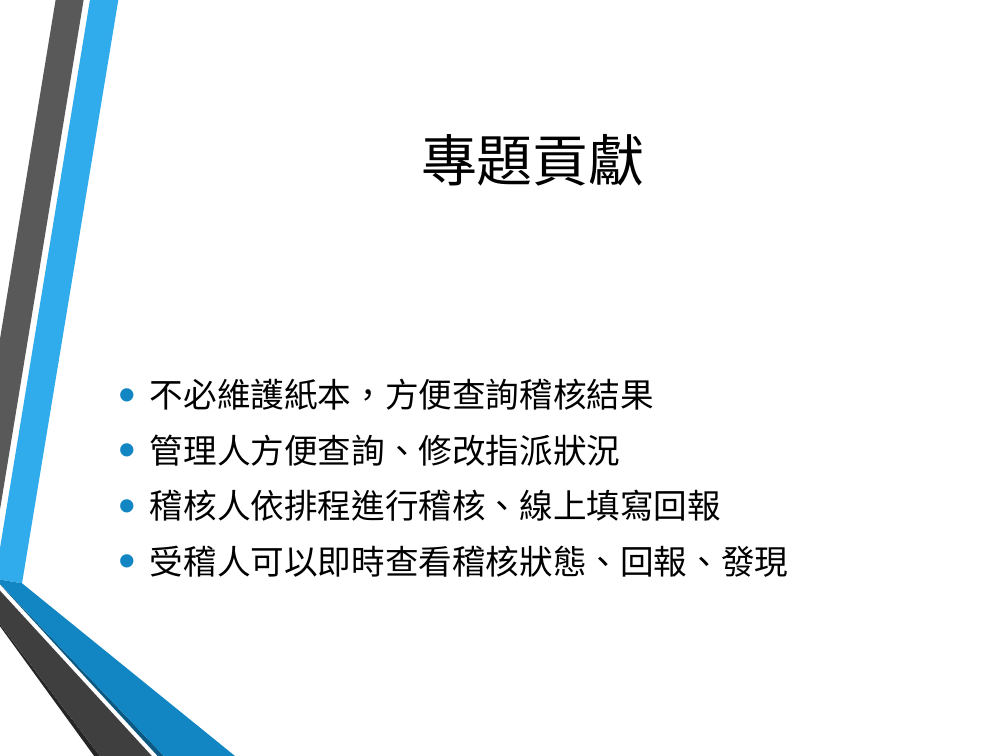
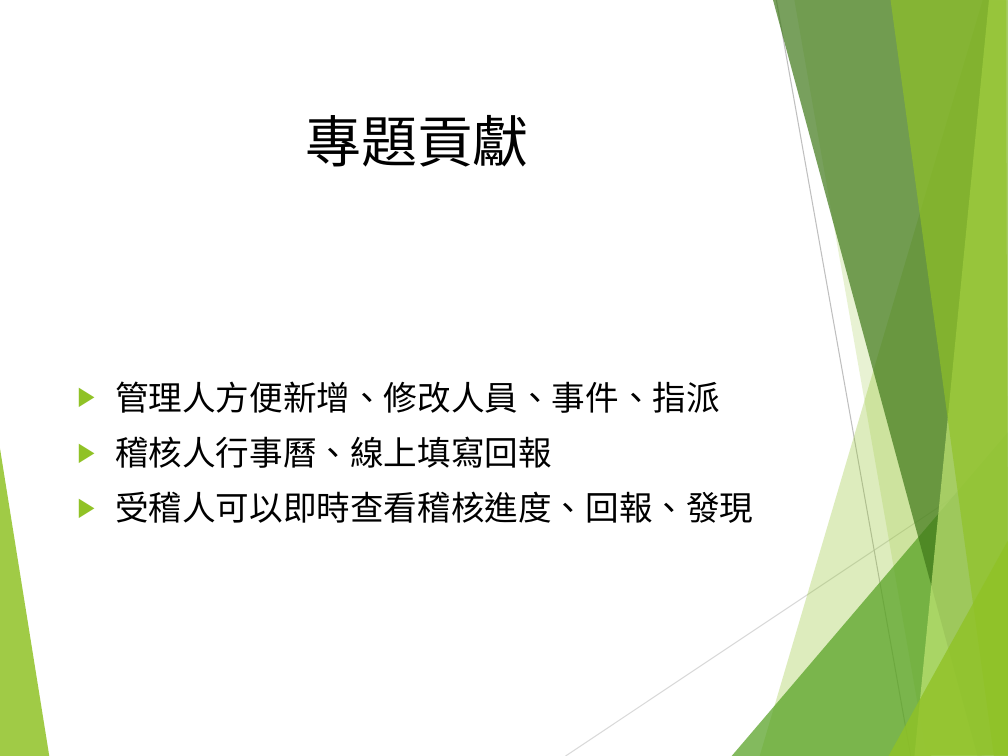
Before and after one commit to hsinewu/pia, a slide deck: slide 16 of Contest/FinalPresentation.pptx (slide 18 before the commit). Drawn at 1008x756 pixels with LibreOffice and Linux fonts; fonts in the diff are those of the drawing; background and template pictures are left out. Boxes give left, top, right and bottom in pixels: in the first picture for what was removed or moved away, otherwise in the second. Text is boxed around its words. In the diff, an @@ line names an element or a change of style, - is before the commit and + after.

Commit message:
push the final ppt

```diff
--- a/Contest/FinalPresentation.pptx
+++ b/Contest/FinalPresentation.pptx
@@ title "專題貢獻": place and size @@
-title "專題貢獻" at [421, 134, 645, 186]
+title "專題貢獻" at [305, 115, 529, 167]
@@ text at [115, 381, 753, 523]: text changed @@
-• 不必維護紙本，方便查詢稽核結果
-• 管理人方便查詢、修改指派狀況
-• 稽核人依排程進行稽核、線上填寫回報
-• 受稽人可以即時查看稽核狀態、回報、發現
+▶ 管理人方便新增、修改人員、事件、指派
+▶ 稽核人行事曆、線上填寫回報
+▶ 受稽人可以即時查看稽核進度、回報、發現
@@ group added at [0, 0, 1008, 756]: 8 freeform shapes, 2 lines @@
@@ group removed at [0, 0, 235, 756]: 6 freeform shapes @@
```
Also in this commit, not shown: 19 other slides changed, 2 slides added, 3 slides removed.
